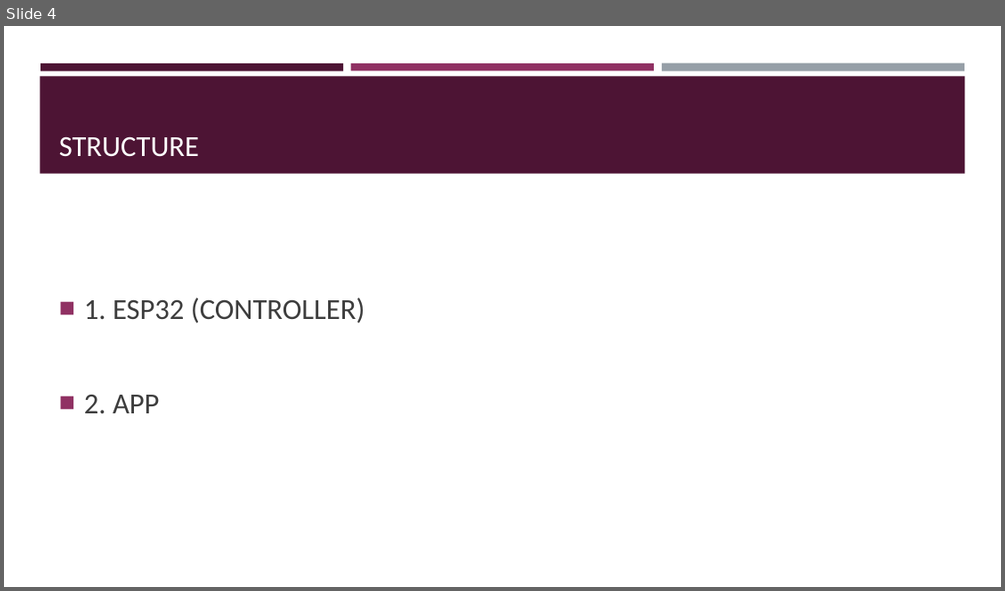
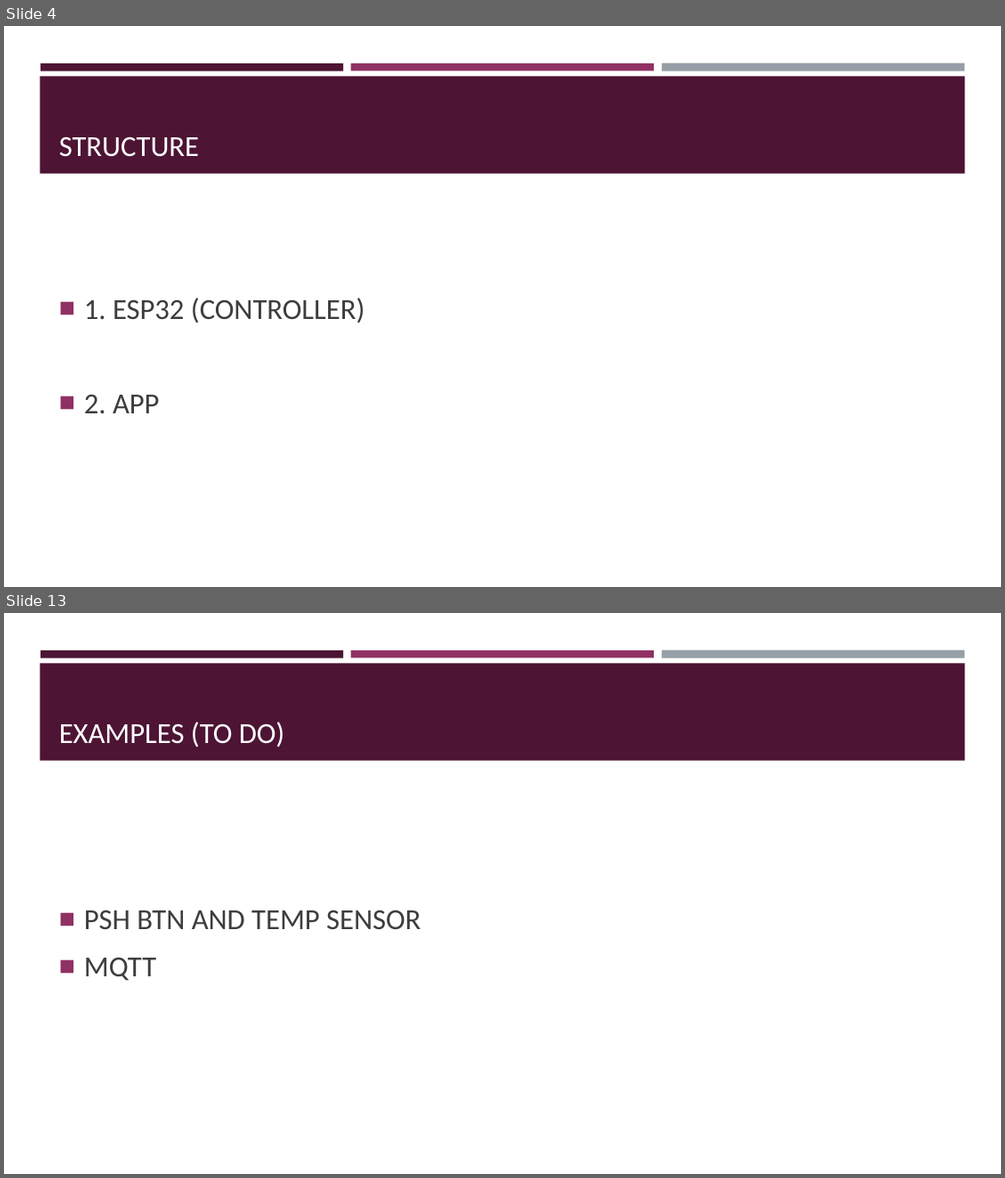
Before and after one commit to Ghost0396/iot, a slide deck: project/project.pptm. Shown one above the other, each under a label of ours: slide 4 before the commit, slides 4 and 13 after it; the slides between them are not shown. The pictures are 1005x591 and 1005x1178 pixels, drawn with LibreOffice and Linux fonts; fonts in the diff are those of the drawing. Boxes give left, top, right and bottom in pixels: in the first picture for what was removed or moved away, otherwise in the second. Text is boxed around its words. In the diff, an @@ line names an element or a change of style, - is before the commit and + after.

Commit message:
examples added

```diff
--- a/project/project.pptm
+++ b/project/project.pptm
@@ slide 13 added at bbox=[4, 613, 1001, 1174], background #FFFFFF; not listed: 4 template elements that a slide beside it also shows @@
@@ title added at bbox=[59, 722, 285, 747], 28 pt, text #FFFFFF @@
+EXAMPLES (TO DO)
@@ text added at bbox=[84, 910, 421, 981], 28 pt, text #3D3D3D @@
+■ PSH BTN AND TEMP SENSOR
+■ MQTT
```
Also in this commit, not shown: 11 other slides added, 6 other files.
